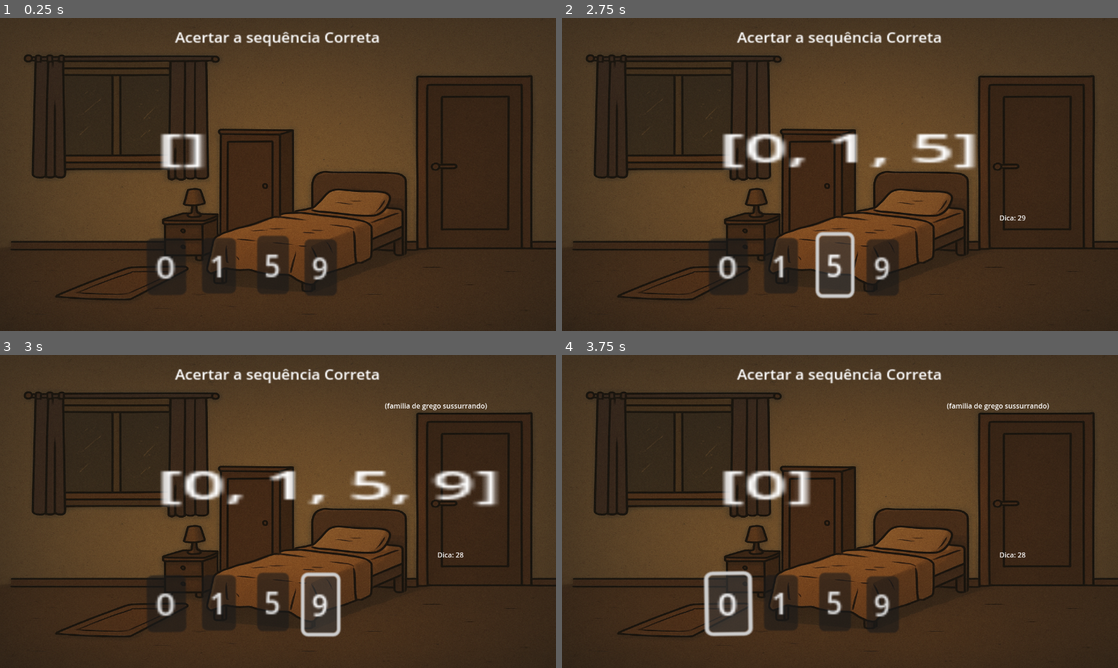
Above: before the commit, frames 1-4 (two rows, left to right).
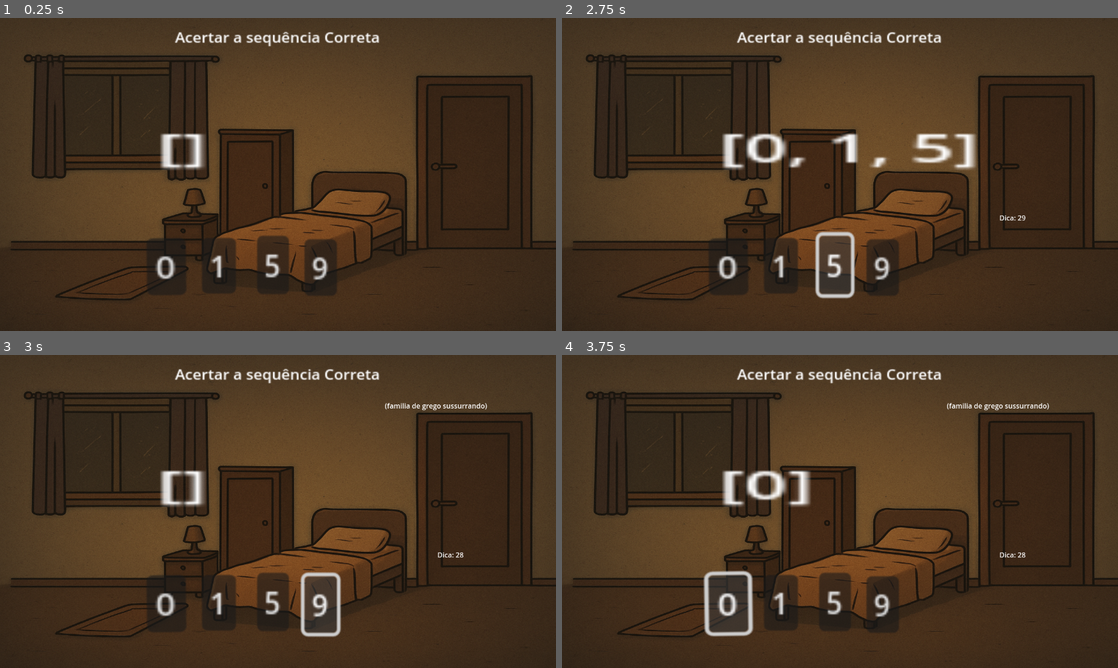
Above: after the commit, the same moments.

Repository: LuisChavesBueno/mertamorfose
Game: Godot game, scene res://desafios/des1/ds1tscn.tscn
Two runs of this game, one before a commit and one after it. Both use one fixed random seed, a clock stepped at 60 frames per second and the inputs below.
Inputs:
- Up to frame 1 (0.25 s): no input
- Up to frame 2 (2.75 s): click "0" at 0.5 s; click "1" at 1.25 s; click "5" at 2 s
- Up to frame 3 (3 s): click "9" at 2.75 s
- Up to frame 4 (3.75 s): click "0" at 3.5 s

Frames 1-2 are identical in both runs. In frame 3, 2.5% of the frame differs, in the area x 32-90%, y 36-49%; in frame 4, nothing differs.

Commit message:
carregarndo

Diff:
--- a/des3.gd
+++ b/des3.gd
@@ -8,37 +8,44 @@
 @onready var b2 = $b2
 @onready var b3 = $b3
 
-var ativado = true
-# Called when the node enters the scene tree for the first time.
+var ativado := true
+
 func _ready():
+	# Esconde tudo no início
 	desafio.hide()
 	b1.hide()
 	b2.hide()
 	b3.hide()
 
-	for i in range(30,0,-1):
+	# Contagem de 30 segundos
+	for i in range(30, 0, -1):
 		await get_tree().create_timer(1.0).timeout
 		relogio.text = str(i)
-		if ativado == true:
+
+		if ativado:
 			audio.play()
-		ativado = false
+			ativado = false
+
+	# Remove a narrativa
 	historia.queue_free()
 	relogio.queue_free()
 
+	# Mostra os botões do desafio
 	desafio.show()
 	b1.show()
 	b2.show()
 	b3.show()
 
-	b1.pressed.connect(func(): resposta(b1))
-	b2.pressed.connect(func(): resposta(b2))
-	b3.pressed.connect(func(): resposta(b3))
+	# Conecta os botões
+	b1.pressed.connect(func(): resposta(1))
+	b2.pressed.connect(func(): resposta(2))
+	b3.pressed.connect(func(): resposta(3))
 
 
-func resposta(r):
-	if r == b1:
-		get_tree().change_scene_to_file("res://desafios/des4/des4.tscn")
-	elif r == b2:
-		get_tree().change_scene_to_file("res://desafios/des1/ds1tscn.tscn")
-	elif r == b3:
-		get_tree().change_scene_to_file("res://desafios/des1/ds1tscn.tscn")
+func resposta(id):
+	match id:
+		1:
+			get_tree().change_scene_to_file("res://desafios/des4/des4.tscn")
+
+		2, 3:
+			get_tree().change_scene_to_file("res://desafios/des1/ds1tscn.tscn")
--- a/desafios/des1/d1Sprite.gd
+++ b/desafios/des1/d1Sprite.gd
@@ -19,13 +19,15 @@
 
 var res_array: Array = []
 var botao_dica_clicado = false
+var senha_correta = [1, 9, 1, 5]
+
 
 func _ready():
 	historia.hide()
 	relogio.hide()
 	susurro.hide()
 
-	# Conecta os sinais dos botões
+	# sinais
 	n1.pressed.connect(func(): apertou(0))
 	n2.pressed.connect(func(): apertou(1))
 	n3.pressed.connect(func(): apertou(5))
@@ -33,57 +35,65 @@
 	clicar_na_dica.pressed.connect(func(): dica_aparecer())
 
 	atualizar_texto()
+	iniciar_contagem_dica()
 
+
+func iniciar_contagem_dica() -> void:
 	for i in range(30, 0, -1):
 		await get_tree().create_timer(1.0).timeout
-		# Atualiza o Label na inicialização
-		dica.text = str("Dica: ", i)
+		dica.text = "Dica: " + str(i)
 
-		if i == 1:
-			dica.text = str("Dica: Ano que o livro publicado")
-			return
+	# quando chega no final
+	dica.text = "Dica: Ano em que o livro foi publicado"
+
 
 func apertou(valor: int):
-	# Adiciona o número da tecla no array
 	res_array.append(valor)
 	atualizar_texto()
 
 
 func atualizar_texto():
-	# Mostra o array no Label
 	res.text = str(res_array)
+
 	if res_array.size() == 4:
 		ver_correto()
 
+
 func ver_correto():
-	if res_array[0] == 1 and res_array[1] == 9 and res_array[2] == 1 and res_array[3] == 5:
+	if res_array == senha_correta:
 		excluir_tela()
 	else:
 		susurro.show()
 		familia.play()
-		res_array = []
+		res_array.clear()
+		atualizar_texto()
 
 
 func excluir_tela():
-	n1.queue_free()
-	n2.queue_free()
-	n3.queue_free()
-	n4.queue_free()
-	res.queue_free()
+	# esconder ao invés de destruir (HTML5 é chato com queue_free)
+	n1.hide()
+	n2.hide()
+	n3.hide()
+	n4.hide()
+	res.hide()
 	dica.hide()
+	objetivo.hide()
 
-	objetivo.queue_free()
-	proxema_fase()
+	proxima_fase()
 
-func proxema_fase():
+
+func proxima_fase():
 	historia.show()
 	relogio.show()
 	audio.play()
+
 	for i in range(43, 0, -1):
 		await get_tree().create_timer(1.0).timeout
 		relogio.text = str(i)
-		if i == 1:
-			get_tree().change_scene_to_file("res://desafios/des2/des2.tscn")
+
+	# quando terminar o tempo → troca de cena
+	get_tree().change_scene_to_file("res://desafios/des2/des2.tscn")
+
+
 func dica_aparecer():
-	dica.text = ("1915")
-	return
+	dica.text = "1915"
--- a/desafios/des4/des4.gd
+++ b/desafios/des4/des4.gd
@@ -8,35 +8,44 @@
 @onready var desafio = $desafio
 @onready var audio = $audio
 
-# Called when the node enters the scene tree for the first time.
 func _ready() -> void:
+	# Esconde tudo no início
 	b1.hide()
 	b2.hide()
 	b3.hide()
 	desafio.hide()
 
-	relogio_mecanimos()
+	# Inicia a contagem
+	start_relogio()
 
-	b1.pressed.connect(func(): resposta(b1))
-	b2.pressed.connect(func(): resposta(b2))
-	b3.pressed.connect(func(): resposta(b3))
+	# Conecta os botões
+	b1.pressed.connect(func(): resposta(1))
+	b2.pressed.connect(func(): resposta(2))
+	b3.pressed.connect(func(): resposta(3))
 
-func relogio_mecanimos():
+
+func start_relogio() -> void:
 	audio.play()
-	for i in range(30,0,-1):
+
+	for i in range(30, 0, -1):
 		await get_tree().create_timer(1.0).timeout
 		relogio.text = str(i)
+
+	# Depois do tempo acabar
 	relogio.hide()
 	historia.hide()
+
 	desafio.show()
 	b1.show()
 	b2.show()
 	b3.show()
 
-func resposta(r):
-	if r == b1:
-		get_tree().change_scene_to_file("res://desafios/des1/ds1tscn.tscn")
-	elif r == b2:
-		get_tree().change_scene_to_file("res://desafios/des5/des5.tscn")
-	elif r == b3:
-		get_tree().change_scene_to_file("res://desafios/des1/ds1tscn.tscn")
+
+func resposta(botao: int) -> void:
+	match botao:
+		1:
+			get_tree().change_scene_to_file("res://desafios/des1/ds1tscn.tscn")
+		2:
+			get_tree().change_scene_to_file("res://desafios/des5/des5.tscn")
+		3:
+			get_tree().change_scene_to_file("res://desafios/des1/ds1tscn.tscn")
--- a/desfinal.gd
+++ b/desfinal.gd
@@ -7,12 +7,15 @@
 
 func _ready() -> void:
 	frase_termino.hide()
-	tempo_relogio()
-func tempo_relogio():
+	await tempo_relogio()  # IMPORTANTE: colocar await para funcionar no HTML5
+
+func tempo_relogio() -> void:
 	audio.play()
-	for i in range(30,0,-1):
+
+	# Contagem regressiva
+	for i in range(30, 0, -1):
 		await get_tree().create_timer(1.0).timeout
 		relogio.text = str(i)
-	relogio.hide()
-	historia.hide()
 	frase_termino.show()
+
+	# Depois que acabar o tempo
--- a/project.godot
+++ b/project.godot
@@ -23,3 +23,4 @@
 [rendering]
 
 renderer/rendering_method="mobile"
+textures/vram_compression/import_etc2_astc=true
Not shown, changed: export_presets.cfg
